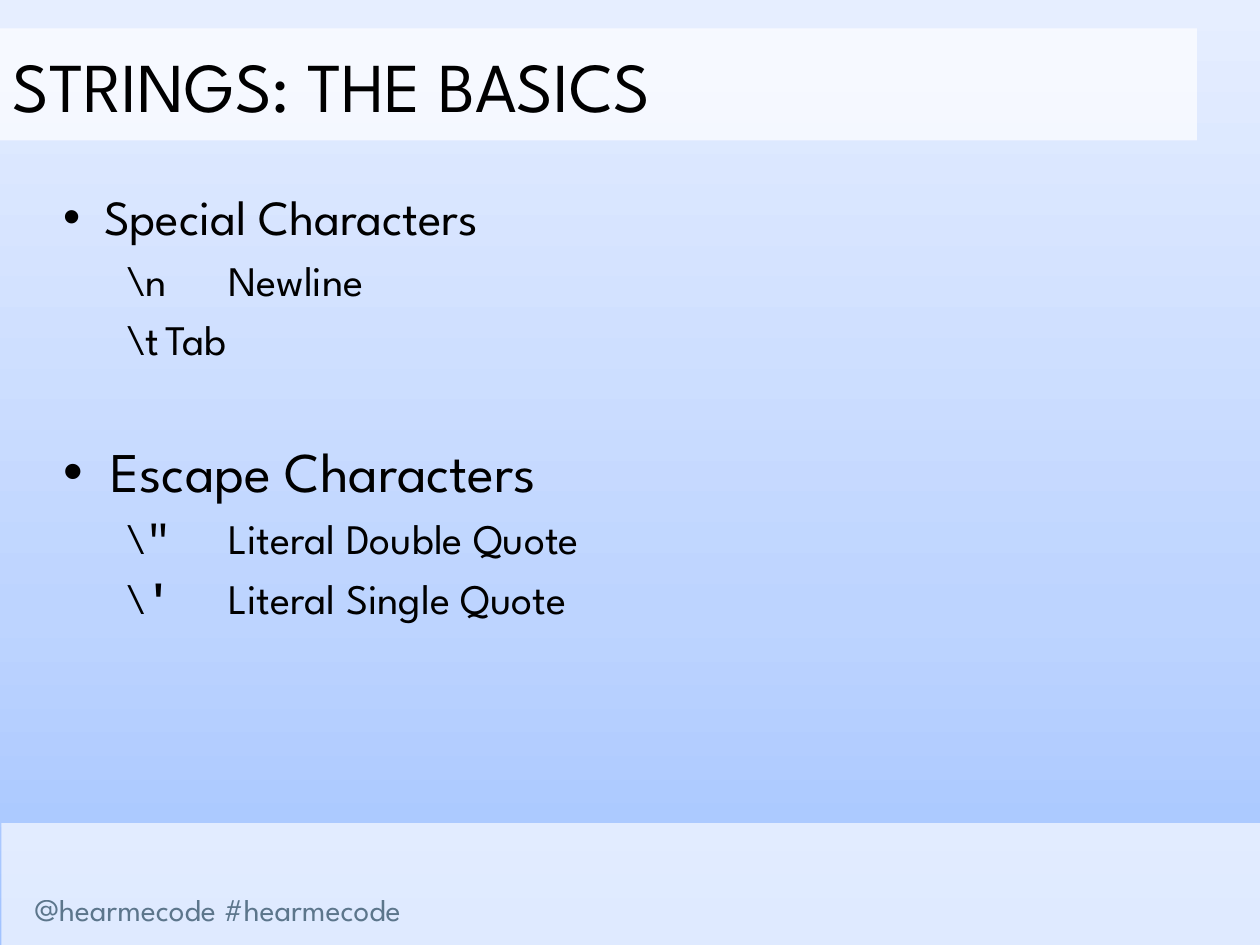
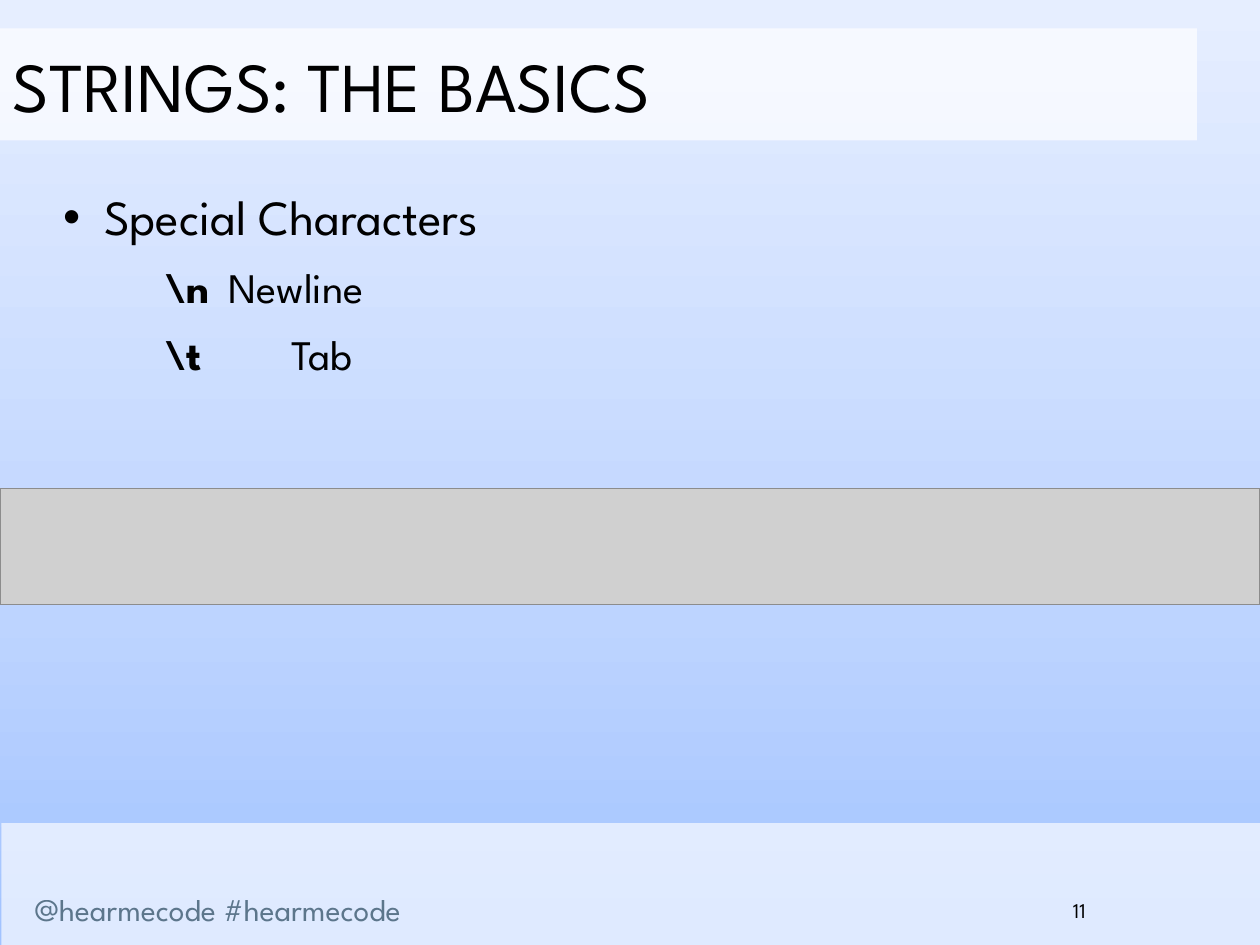
Before and after one commit to hearmecode/slides, a slide deck: slide 11 of Lesson 1/Hear Me Code - Strings and Conditionals.pptx. Drawn at 1260x945 pixels with LibreOffice and Linux fonts; fonts in the diff are those of the drawing; grey boxes stand for pictures; background and template pictures are left out. Boxes give left, top, right and bottom in pixels: in the first picture for what was removed or moved away, otherwise in the second. Text is boxed around its words. In the diff, an @@ line names an element or a change of style, - is before the commit and + after.

```diff
--- a/Lesson 1/Hear Me Code - Strings and Conditionals.pptx
+++ b/Lesson 1/Hear Me Code - Strings and Conditionals.pptx
@@ text at (x1=165, y1=274, x2=363, y2=371): bold on in "\n", "\t" @@
@@ text at (x1=110, y1=453, x2=579, y2=624): paragraphs removed @@
-• Escape Characters
-  \" Literal Double Quote
-  \' Literal Single Quote
@@ picture added at (x1=0, y1=488, x2=1260, y2=604) @@
@@ page number added at (x1=1073, y1=904, x2=1086, y2=918), 12 pt, text #000000 @@
+11
```
Also in this commit, not shown: 45 other slides changed, 6 slides added, 3 slides removed, 2 other files.
